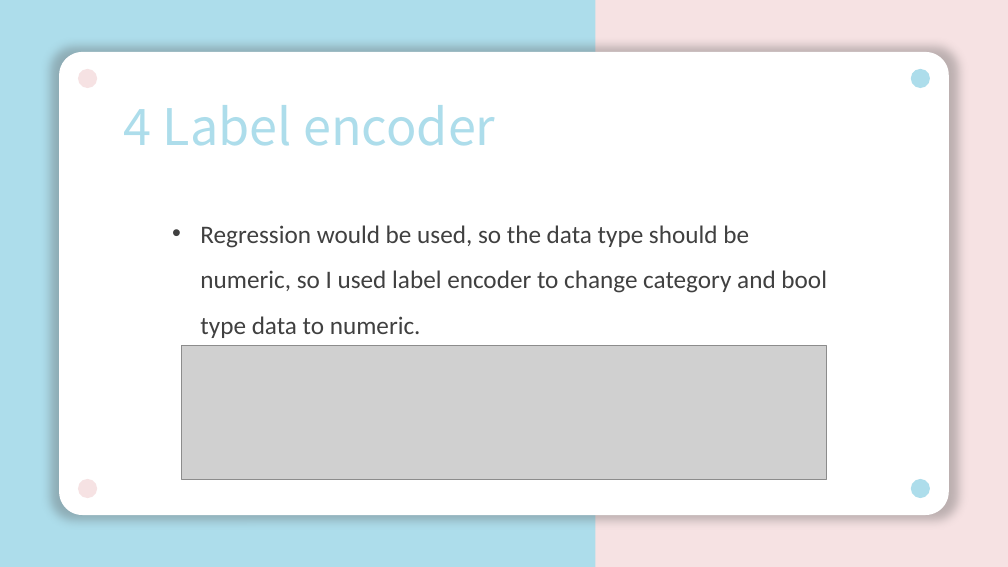
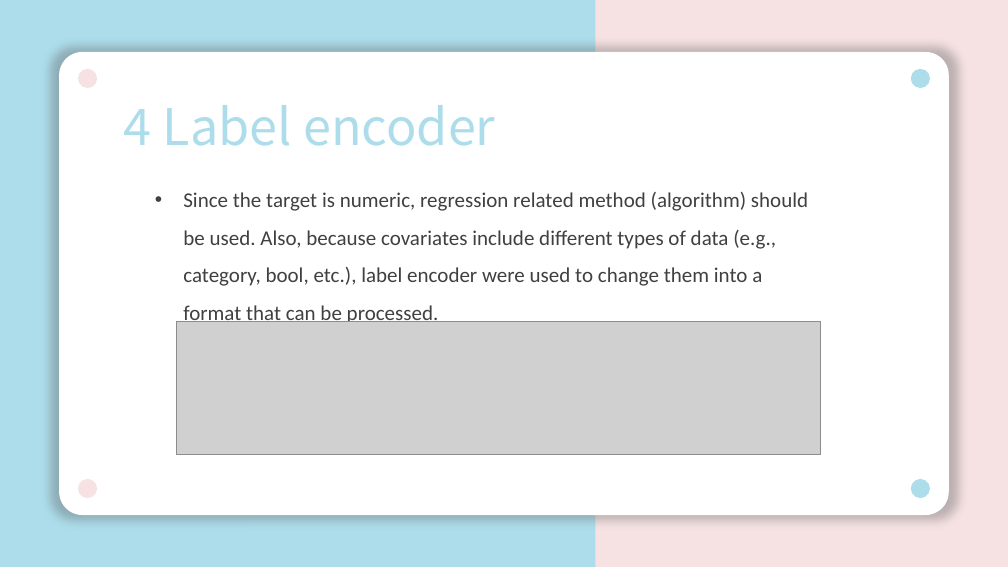
Before and after one commit to unclestay/ESILV---Python-for-data-analysis---devoir-2020, a slide deck: slide 5 of pythonProject.pptx. Drawn at 1008x567 pixels with LibreOffice and Linux fonts; fonts in the diff are those of the drawing; grey boxes stand for pictures. Boxes give left, top, right and bottom in pixels: in the first picture for what was removed or moved away, otherwise in the second. Text is boxed around its words. In the diff, an @@ line names an element or a change of style, - is before the commit and + after.

```diff
--- a/pythonProject.pptx
+++ b/pythonProject.pptx
@@ text at box(183, 192, 808, 322): text changed; size 24 to 20 pt @@
-• Regression would be used, so the data type should be numeric, so I used label encoder to change category and bool type data to numeric.
+• Since the target is numeric, regression related method (algorithm) should be used. Also, because covariates include different types of data (e.g., category, bool, etc.), label encoder were used to change them into a format that can be processed.
@@ picture: place and size @@
-picture at box(182, 346, 827, 479)
+picture at box(177, 321, 821, 455)
```
Also in this commit, not shown: 7 other slides changed.
